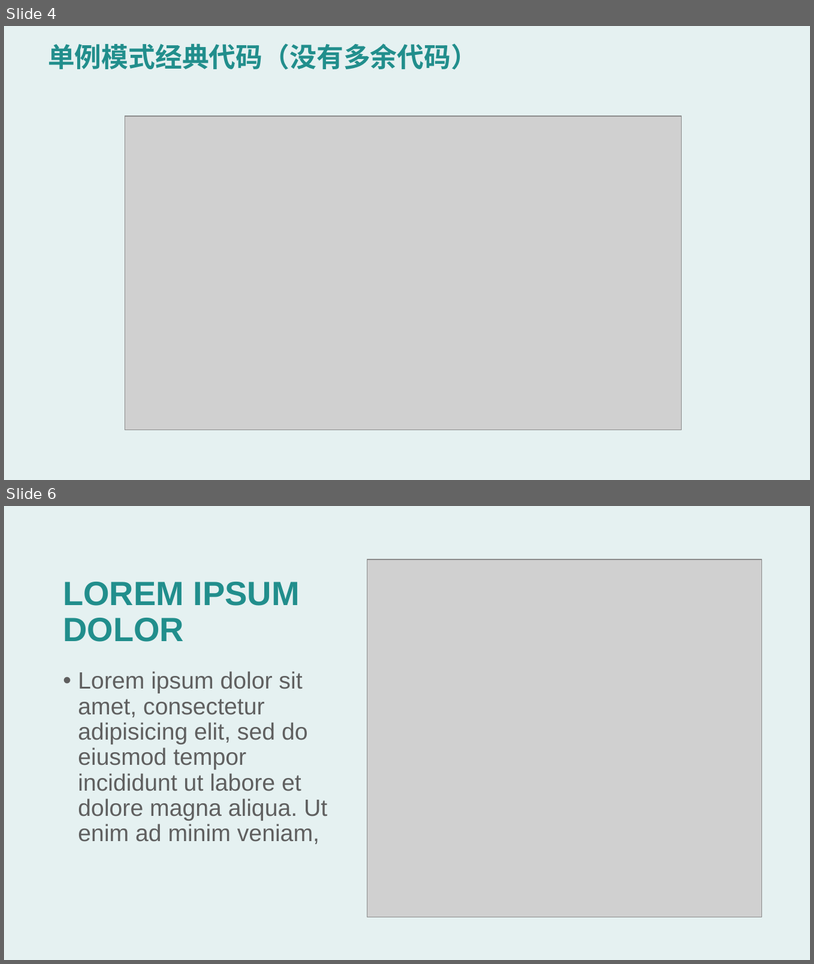
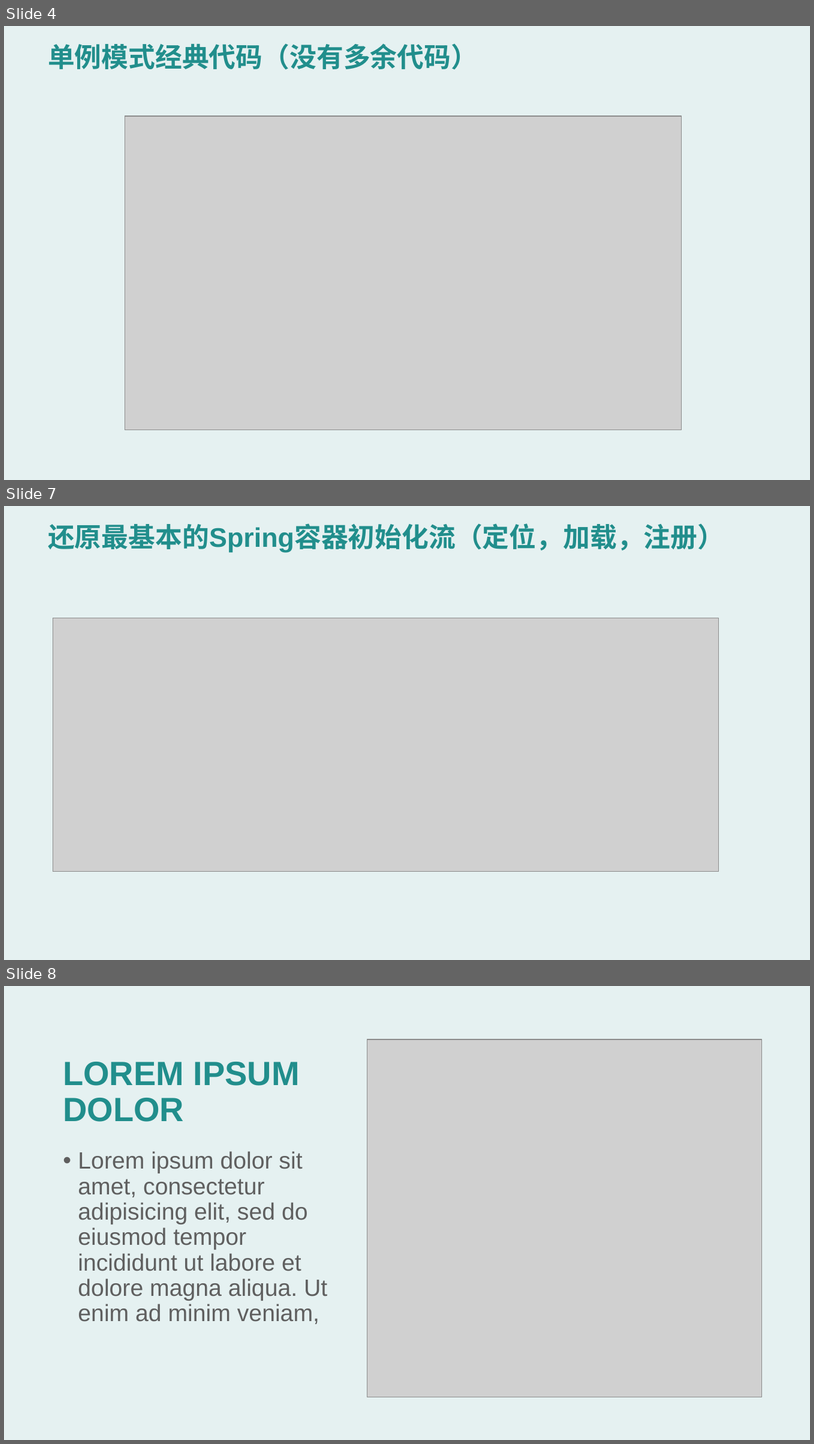
Before and after one commit to woodywoodpecker/py4j-notes, a slide deck: Spring/Spring源码分析.pptx. Shown one above the other, each under a label of ours: slides 4 and 6 before the commit, slides 4, 7 and 8 after it; the slides between them are not shown. The pictures are 814x964 and 814x1444 pixels, drawn with LibreOffice and Linux fonts; fonts in the diff are those of the drawing; grey boxes stand for pictures. Boxes give left, top, right and bottom in pixels: in the first picture for what was removed or moved away, otherwise in the second. Text is boxed around its words. In the diff, an @@ line names an element or a change of style, - is before the commit and + after.

```diff
--- a/Spring/Spring源码分析.pptx
+++ b/Spring/Spring源码分析.pptx
@@ slide 7 added at [4, 506, 810, 960], background #FFFFFF; not listed: 1 template element that a slide beside it also shows @@
@@ title added at [48, 523, 725, 553], 32 pt, text #218E8C, bold @@
+还原最基本的Spring容器初始化流（定位，加载，注册）
@@ picture added at [53, 618, 719, 871] @@
@@ what was slide 6 is now slide 8 @@
```
Also in this commit, not shown: 2 other slides added, 1 slide removed.
